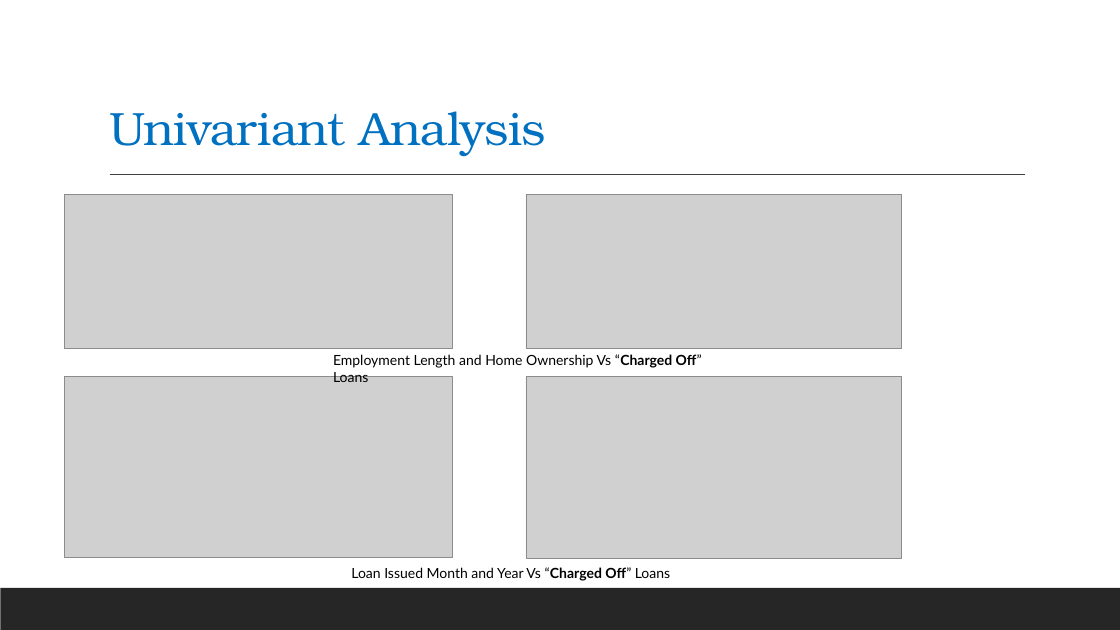
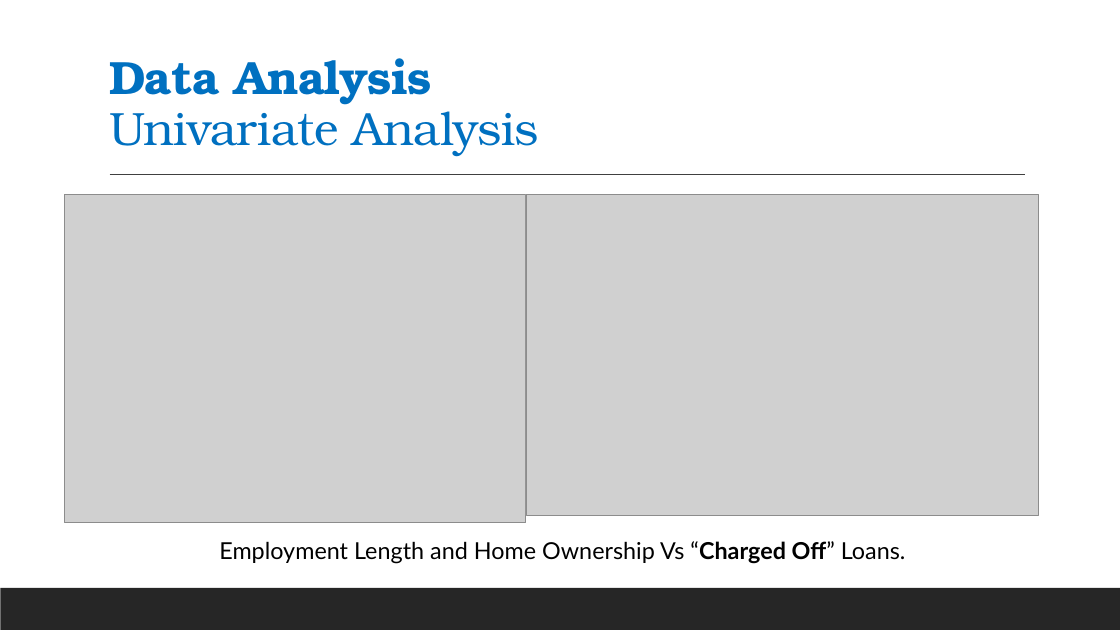
Before and after one commit to mrsivanandareddy/lending-club-case-study, a slide deck: slide 4 of Lending_Club_Case_Study.pptx (slide 11 before the commit). Drawn at 1120x630 pixels with LibreOffice and Linux fonts; fonts in the diff are those of the drawing; grey boxes stand for pictures. Boxes give left, top, right and bottom in pixels: in the first picture for what was removed or moved away, otherwise in the second. Text is boxed around its words. In the diff, an @@ line names an element or a change of style, - is before the commit and + after.

```diff
--- a/Lending_Club_Case_Study.pptx
+++ b/Lending_Club_Case_Study.pptx
@@ title at (x1=109, y1=58, x2=538, y2=155): text changed @@
-Univariant Analysis
+Data Analysis
+Univariate Analysis
@@ picture resized from (x1=64, y1=194, x2=452, y2=349) to (x1=64, y1=194, x2=526, y2=523) @@
@@ picture resized from (x1=526, y1=194, x2=902, y2=349) to (x1=526, y1=194, x2=1038, y2=515) @@
@@ picture removed at (x1=64, y1=376, x2=452, y2=557) @@
@@ picture removed at (x1=526, y1=376, x2=902, y2=559) @@
@@ text at (x1=219, y1=541, x2=906, y2=564): text changed; size 12 to 20 pt @@
-Employment Length and Home Ownership Vs “Charged Off” Loans
+Employment Length and Home Ownership Vs “Charged Off” Loans.
@@ text removed at (x1=351, y1=567, x2=670, y2=581) @@
-Loan Issued Month and Year Vs “Charged Off” Loans
```
Also in this commit, not shown: 9 other slides changed, 1 slide added, 16 slides removed, 1 other file.
